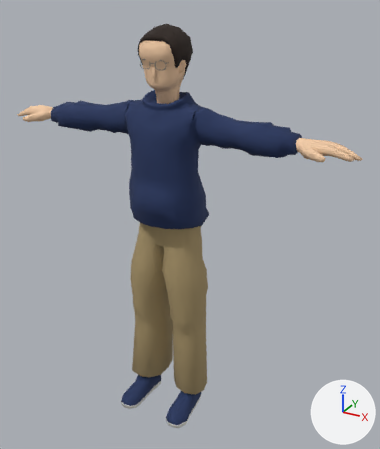
An edit to the glTF model web/public/assets/models/people/man-hoodie.glb, drawn before and after from the same camera.
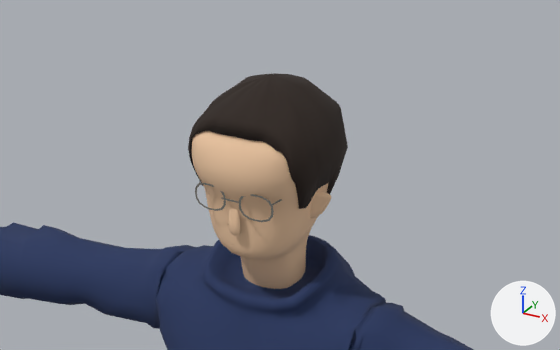
There are two pictures of each version: one whole from a 50 mm lens placed at (1.09, -1.841, 1.821), pointed at (0.085, -0.015, 0.908), one close up from a 50 mm lens placed at (0.469, -0.874, 1.997), pointed at (0.015, -0.05, 1.585). Lighting does not change. The marker at lower right points along +X, +Y and +Z. The first two pictures are the older version. Vertices at exactly the same position are counted once.

Names of what the first close-up shows: 'man-hoodie-mesh'.
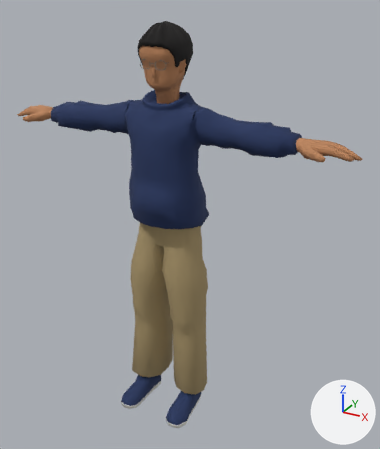
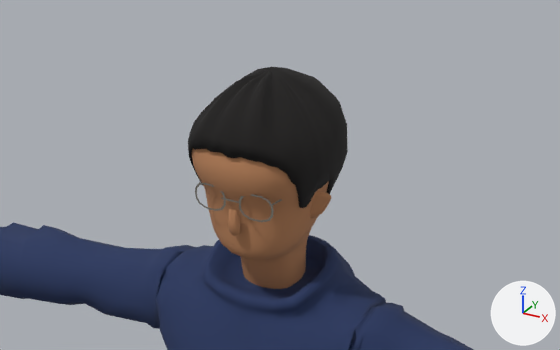
The edits, one by one:
Material 'Skin' (mat_skin) changes colour from beige #f0c9a4 to orange #b9825a; in linear values from (0.871, 0.584, 0.371) to (0.485, 0.223, 0.102).
me_man_hoodie_mesh is used by ob_man_hoodie_mesh; location (0.0, 0.0, 0.0).
me_man_hoodie_mesh had 3437 vertices, 6610 faces and spanned x -0.78..0.78, y -0.27..0.1, z 0.0..1.72.
me_man_hoodie_mesh now has 3610 vertices, 6956 faces and spans x -0.78..0.78, y -0.27..0.1, z 0.0..1.73.
me_man_hoodie_mesh part 1: 72 vertices moved from x -0.09..0.09, y -0.14..0.07, z 1.51..1.71 to x -0.09..0.09, y -0.15..0.07, z 1.54..1.72; 215 vertices removed from x -0.1..0.1, y -0.14..0.07, z 1.51..1.72; 388 vertices added at x -0.1..0.1, y -0.15..0.07, z 1.51..1.73.
me_man_hoodie_mesh part 2: 20 faces spanning x -0.07..0.07, y -0.14..-0.12, z 1.64..1.67 switch from mat_skin (beige #f0c9a4) to mat_hair (black #141110).

Changed parts and their boxes (x1, y1, x2, y2) in the close-ups (560 x 350 px; the box of a moved part takes in the faces that stretch with it):
'man-hoodie-mesh', recoloured, reshaped (beige to brown): before (0, 73, 474, 350); after (0, 67, 474, 350)
part 1 of me_man_hoodie_mesh, moved or reshaped: before (188, 73, 348, 236); after (188, 67, 348, 236)
part 2 of me_man_hoodie_mesh, recoloured: before (192, 131, 288, 167)
